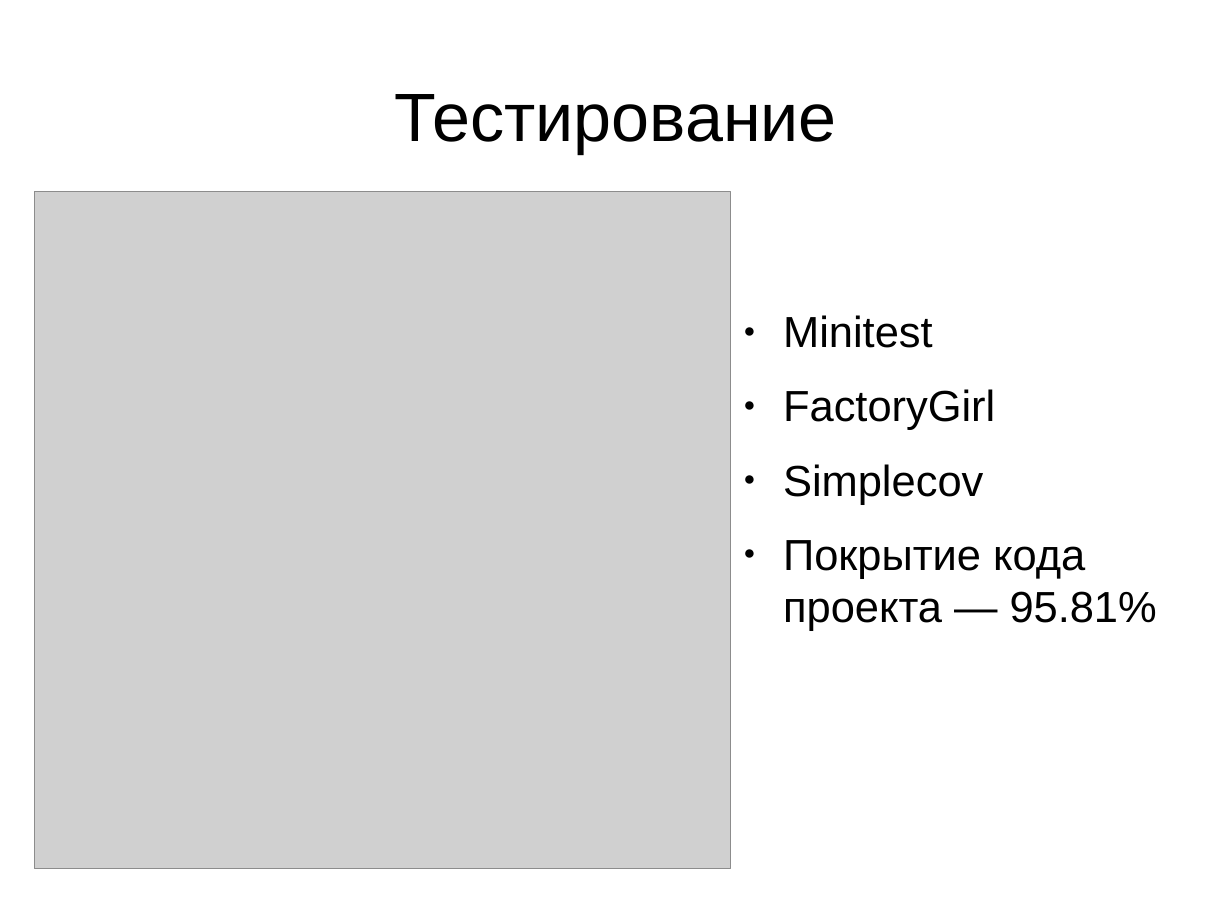
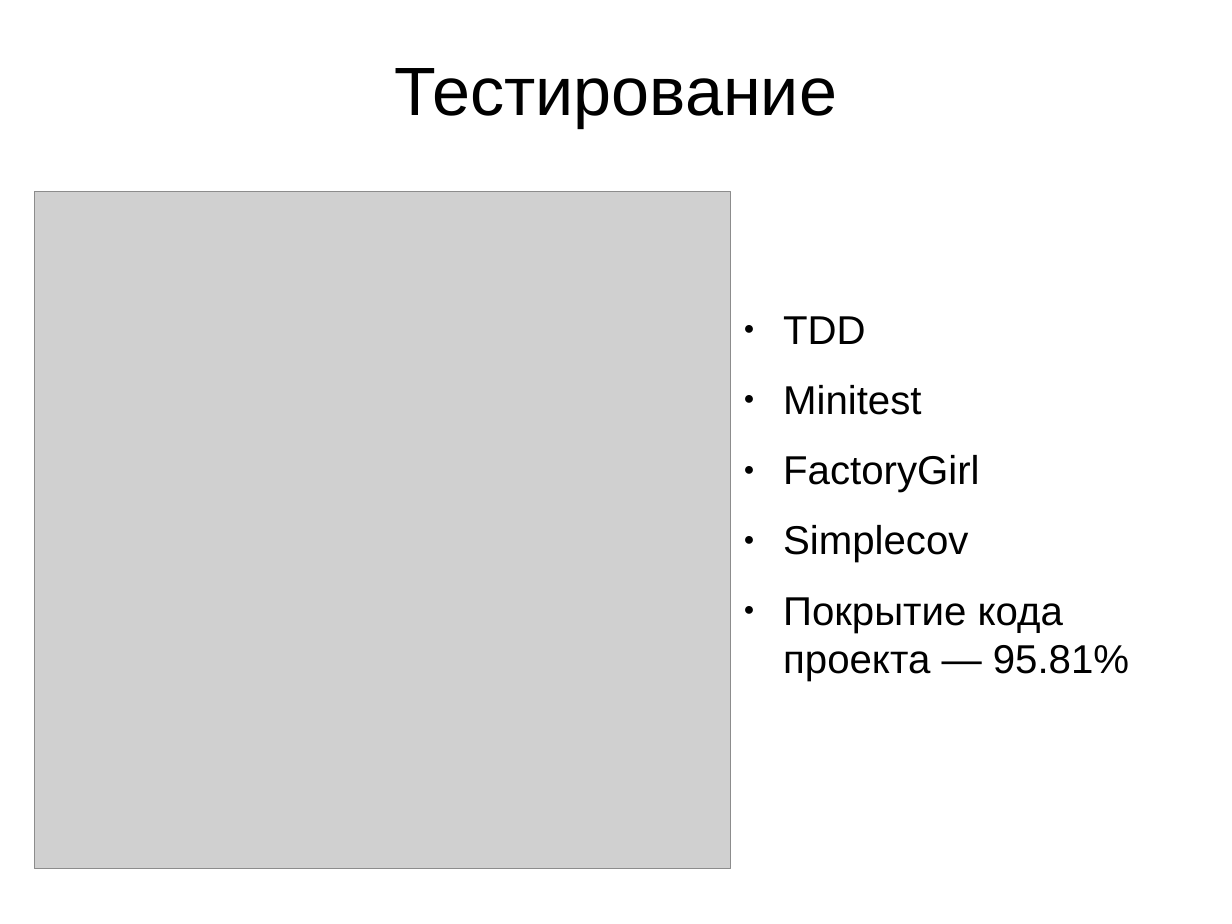
Before and after one commit to ivalentinee/Diploma_Report, a slide deck: slide 9 of presentation/presentation.odp. Drawn at 1232x924 pixels with LibreOffice and Linux fonts; fonts in the diff are those of the drawing; grey boxes stand for pictures; background and template pictures are left out. Boxes give left, top, right and bottom in pixels: in the first picture for what was removed or moved away, otherwise in the second. Text is boxed around its words. In the diff, an @@ line names an element or a change of style, - is before the commit and + after.

```diff
--- a/presentation/presentation.odp
+++ b/presentation/presentation.odp
@@ title "Тестирование" moved from (x1=394, y1=94, x2=837, y2=153) to (x1=394, y1=68, x2=837, y2=128) @@
@@ text at (x1=783, y1=316, x2=866, y2=344): paragraph added @@
+● TDD
@@ text at (x1=783, y1=385, x2=1129, y2=681): size 28 to 25.9 pt @@
```
Also in this commit, not shown: 4 other slides changed, 3 other files.
